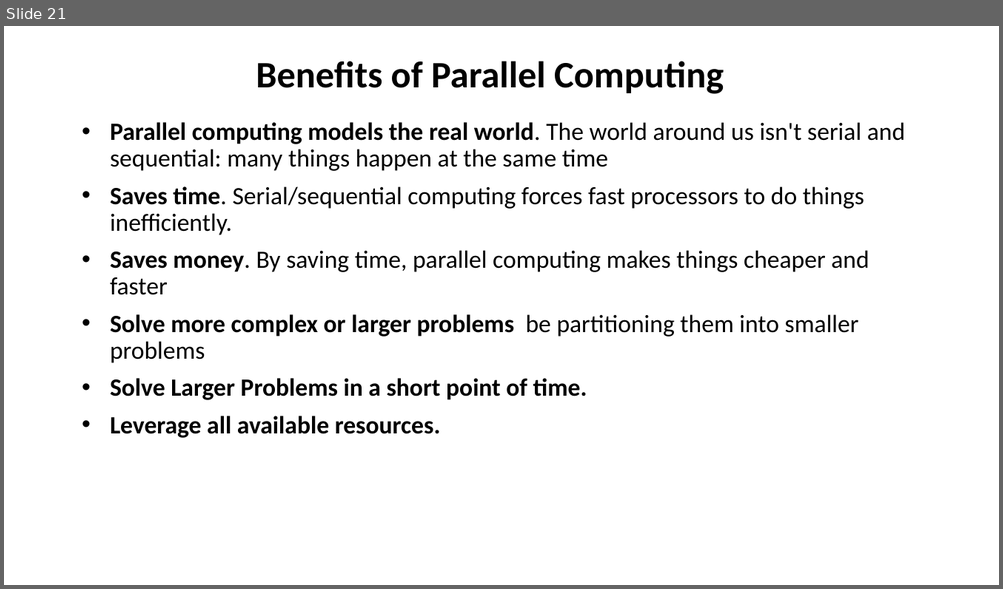
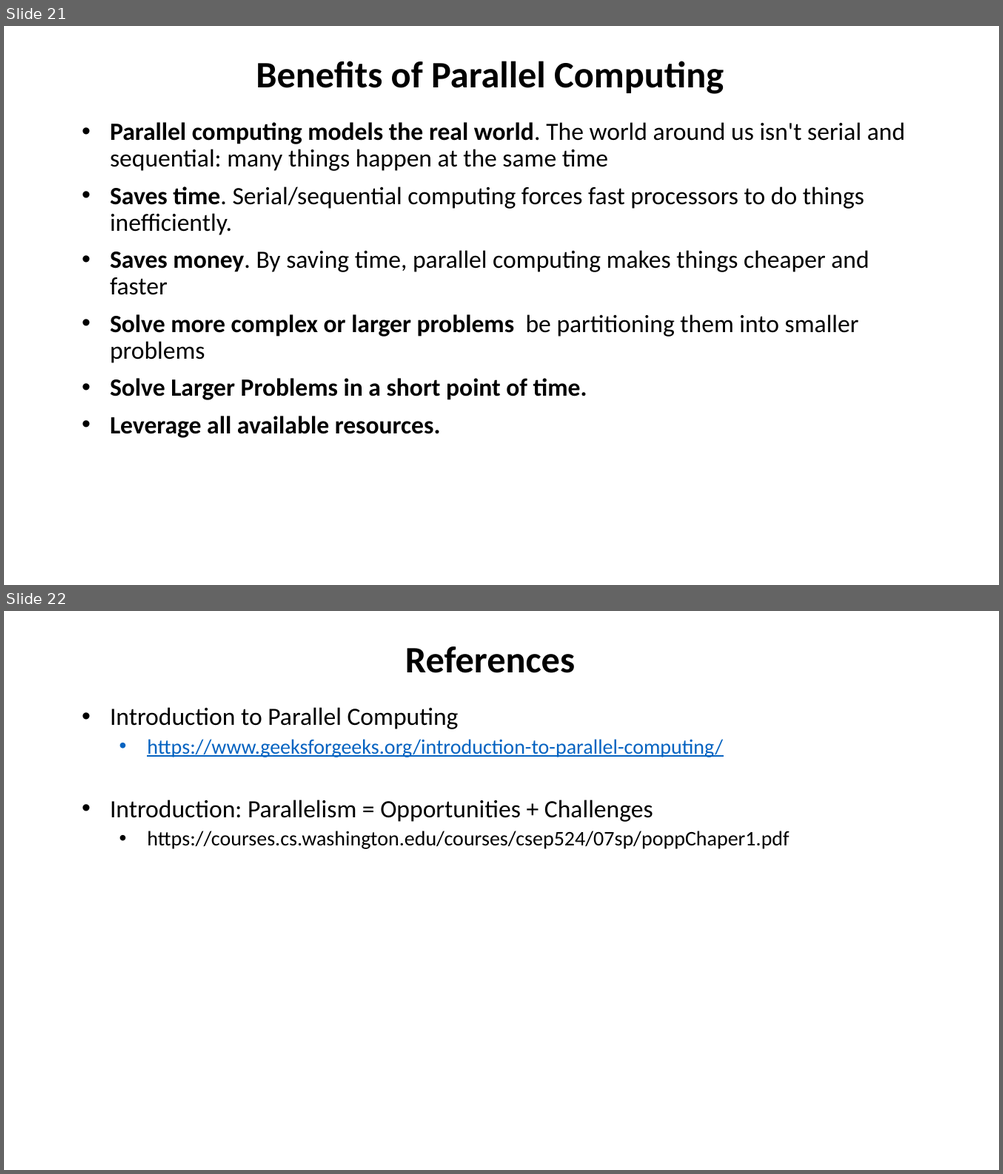
Before and after one commit to mahmoudparsian/big-data-mapreduce-course, a slide deck: slides/parallelism/understanding_parallelism_birthday_party.pptx. Shown one above the other, each under a label of ours: slide 21 before the commit, slides 21 and 22 after it. The pictures are 1003x589 and 1003x1174 pixels, drawn with LibreOffice and Linux fonts; fonts in the diff are those of the drawing. Boxes give left, top, right and bottom in pixels: in the first picture for what was removed or moved away, otherwise in the second. Text is boxed around its words. In the diff, an @@ line names an element or a change of style, - is before the commit and + after.

Commit message:
updated understanding_parallelism

```diff
--- a/slides/parallelism/understanding_parallelism_birthday_party.pptx
+++ b/slides/parallelism/understanding_parallelism_birthday_party.pptx
@@ slide 22 added at (4,611,999,1170), background #FFFFFF @@
@@ title added at (405,647,575,673), 36 pt, text #000000, bold @@
+References
@@ subtitle added at (110,707,788,849), 20 pt, text #000000 @@
+• Introduction to Parallel Computing
+  • https://www.geeksforgeeks.org/introduction-to-parallel-computing/
+• Introduction: Parallelism = Opportunities + Challenges
+  • https://courses.cs.washington.edu/courses/csep524/07sp/poppChaper1.pdf
```
Also in this commit, not shown: 3 slides changed.
